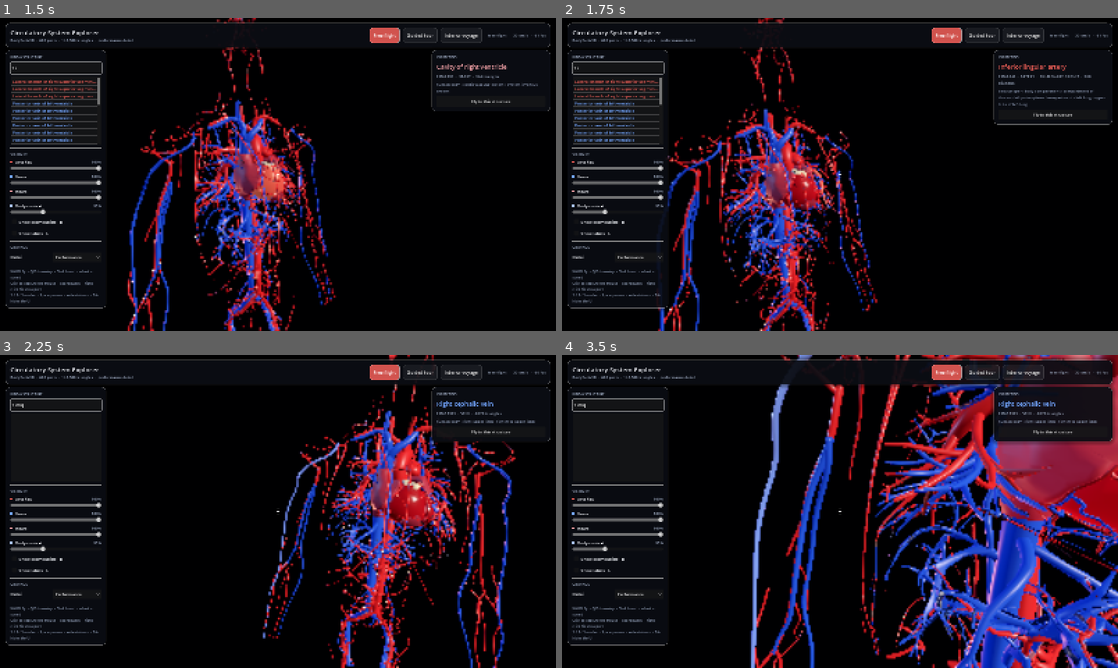
Above: before the commit, frames 1-4 (two rows, left to right).
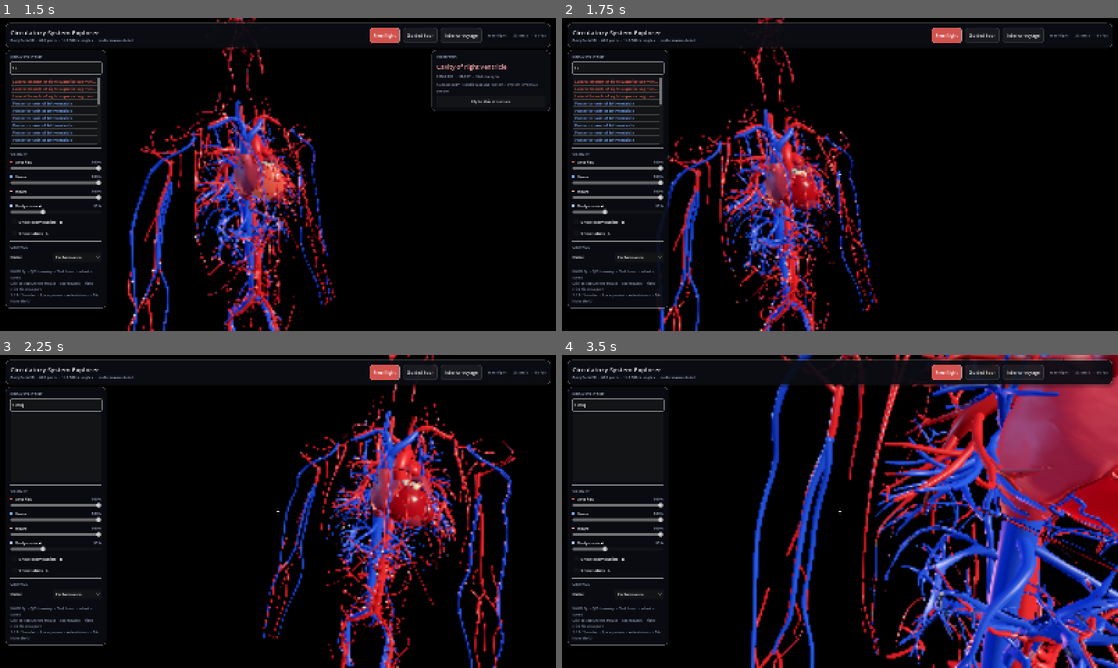
Above: after the commit, the same moments.

Repository: mccarthyah/circulatory-explorer
Game: Godot game, scene res://scenes/main.tscn
Same seed, same stepped clock (60 frames per second), same inputs: the game is played once before the commit and once after it.
Inputs (mouse positions are in pixels of both pictures, inside the frame that each line leads up to):
- Up to frame 1 (1.5 s): click (55, 68) at 0.52 s; type "12" at 0.6 s; tap Enter at 1.25 s; move the mouse to (400, 158) at 1.27 s; hold D from 1.28 s (still down); tap E at 1.35 s; click (400, 158) at 1.42 s
- Up to frame 2 (1.75 s): keep holding D; tap Space at 1.52 s
- Up to frame 3 (2.25 s): tap Enter at 2 s; move the mouse to (250, 511) at 2.02 s; release D at 2.03 s; hold W from 2.03 s (still down); tap Q at 2.1 s
- Up to frame 4 (3.5 s): keep holding W; tap Space at 2.27 s; tap Enter at 2.75 s; move the mouse to (851, 505) at 2.77 s; tap Ctrl at 2.85 s

Frame 1 is identical in both runs. In frame 2, 0.9% of the frame differs, in the area x 45-99%, y 10-61%; in frame 3, 1.0%; in frame 4, 5.1%, in the area x 34-100%, y 0-100%.

Commit message:
Make hover picking accurate and avoid repeat work at rest
Co-authored-by: arena-agent <297053741+arena-agent@users.noreply.github.com>

Diff:
--- a/scripts/anatomy_model.gd
+++ b/scripts/anatomy_model.gd
@@ -51,6 +51,8 @@
 var _hl_material: StandardMaterial3D
 var _face_cache: Dictionary = {}
 var _face_cache_order: Array = []
+var _hole_center := Vector3.ZERO
+var _hole_radius := 0.0
 
 
 func load_anatomy(detail_level: int = 2) -> bool:
@@ -248,6 +250,10 @@
 ## The cutaway sphere: geometry closer to the camera than `radius` is discarded,
 ## so a flying camera always has room around it.
 func set_hole(centre: Vector3, radius: float) -> void:
+	if is_equal_approx(radius, _hole_radius) and (radius <= 0.0 or centre.is_equal_approx(_hole_center)):
+		return
+	_hole_center = centre
+	_hole_radius = radius
 	for key in _mats.keys():
 		for mat in _mats[key]:
 			(mat as ShaderMaterial).set_shader_parameter("hole_center", centre)
@@ -304,46 +310,60 @@
 
 # --------------------------------------------------------------------- picking
 func pick(origin: Vector3, dir: Vector3) -> Dictionary:
+	# Catalogue bounds are in model space; triangle vertices are in mesh space.
+	# A bounding-box intersection is only a broad phase, never a pick by itself.
+	var local_origin := to_local(origin)
+	var local_dir := global_transform.basis.inverse() * dir
 	var cands: Array = []
 	for p in parts:
-		if not is_circulatory(p):
-			continue                                     # the ghost body never blocks picking
-		var hit = (p["aabb"] as AABB).intersects_ray(origin, dir)
+		if not is_circulatory(p) or float(_opacity.get(p.get("material", ""), 1.0)) <= 0.001:
+			continue
+		var node: MeshInstance3D = p.get("node")
+		if node == null or not node.is_visible_in_tree():
+			continue
+		var box: AABB = p["aabb"]
+		var hit = box.intersects_ray(local_origin, local_dir)
 		if hit != null:
-			cands.append({"p": p, "d": origin.distance_to(hit)})
-	if cands.is_empty():
-		return {}
+			# An origin inside a box has a lower bound of zero, not the exit distance.
+			var distance := 0.0 if box.has_point(local_origin) else origin.distance_to(to_global(hit))
+			cands.append({"p": p, "d": distance})
 	cands.sort_custom(func(a, b): return a["d"] < b["d"])
-	for i in mini(cands.size(), 5):
-		var p: Dictionary = cands[i]["p"]
-		if _ray_hits_mesh(p, origin, dir):
-			return p
-	return cands[0]["p"]
-
-
-func _ray_hits_mesh(part: Dictionary, origin: Vector3, dir: Vector3) -> bool:
+	var best := {}
+	var best_distance := INF
+	for cand in cands:
+		if float(cand["d"]) > best_distance:
+			break
+		var distance := _ray_mesh_distance(cand["p"], origin, dir)
+		if distance < best_distance:
+			best_distance = distance
+			best = cand["p"]
+	return best
+
+
+## Return the closest world-space hit distance, or INF for a miss.
+func _ray_mesh_distance(part: Dictionary, origin: Vector3, dir: Vector3) -> float:
 	var id: String = part["id"]
+	var node: MeshInstance3D = part.get("node")
+	if node == null or node.mesh == null:
+		return INF
 	var faces: PackedVector3Array
 	if _face_cache.has(id):
 		faces = _face_cache[id]
 	else:
-		var node: MeshInstance3D = part.get("node")
-		if node == null:
-			return false
 		faces = node.mesh.get_faces()
 		_face_cache[id] = faces
 		_face_cache_order.append(id)
 		while _face_cache_order.size() > 24:
 			_face_cache.erase(_face_cache_order.pop_front())
-	var count := faces.size() / 3
-	var stride := maxi(1, int(ceil(count / 6000.0)))
-	var i := 0
-	while i < count:
-		if Geometry3D.ray_intersects_triangle(origin, dir,
-				faces[i * 3], faces[i * 3 + 1], faces[i * 3 + 2]) != null:
-			return true
-		i += stride
-	return false
+	var local_origin := node.to_local(origin)
+	var local_dir := node.global_transform.basis.inverse() * dir
+	var closest := INF
+	for i in range(0, faces.size(), 3):
+		var hit = Geometry3D.ray_intersects_triangle(local_origin, local_dir,
+				faces[i], faces[i + 1], faces[i + 2])
+		if hit != null:
+			closest = minf(closest, origin.distance_to(node.to_global(hit)))
+	return closest
 
 
 func highlight(part: Dictionary) -> void:
--- a/scripts/main.gd
+++ b/scripts/main.gd
@@ -75,6 +75,9 @@
 
 var _pick_interval := 0.16
 var _pick_timer := 0.0
+var _has_pick_ray := false
+var _last_pick_origin := Vector3.ZERO
+var _last_pick_dir := Vector3.ZERO
 var _status_timer := 0.0
 var _label_timer := 0.0
 var _beat := 0.0
@@ -243,6 +246,7 @@
 
 
 func _go_free(first := false) -> void:
+	_has_pick_ray = false
 	mode = "free"
 	hud.set_mode("free")
 	path.flow_visible(false)
@@ -367,6 +371,7 @@
 
 
 func apply_quality(q: String, reload_meshes := true) -> void:
+	_has_pick_ray = false
 	if not QUALITY.has(q):
 		q = "performance"
 	quality = q
@@ -457,6 +462,7 @@
 
 # ------------------------------------------------------------------- HUD input
 func _on_opacity(bucket: String, value: float) -> void:
+	_has_pick_ray = false
 	match bucket:
 		"arteries":
 			model.set_bucket_opacity("arteries", value)
@@ -651,6 +657,11 @@
 	_pick_timer = _pick_interval
 	var origin: Vector3 = cam.global_position
 	var dir: Vector3 = -cam.global_transform.basis.z
+	if _has_pick_ray and origin.is_equal_approx(_last_pick_origin) and dir.is_equal_approx(_last_pick_dir):
+		return
+	_has_pick_ray = true
+	_last_pick_origin = origin
+	_last_pick_dir = dir
 	var hit: Dictionary = model.pick(origin, dir)
 	if String(hit.get("id", "")) == String(hover.get("id", "")):
 		return
--- a/tests/run.gd
+++ b/tests/run.gd
@@ -63,9 +63,44 @@
 	check(main.model.detail == 0, "free flight restores performance detail")
 	check(not main.model.is_context_visible(), "free flight restores hidden body")
 
+	_test_picking()
+
 	if failures.is_empty():
 		print("PASS: startup=", startup)
 		quit(0)
 	else:
 		printerr("FAILED: ", failures.size(), " checks")
 		quit(1)
+
+
+func _test_picking() -> void:
+	var model = preload("res://scripts/anatomy_model.gd").new()
+	root.add_child(model)
+	var surface := SurfaceTool.new()
+	surface.begin(Mesh.PRIMITIVE_TRIANGLES)
+	surface.add_vertex(Vector3(-1, -1, 0))
+	surface.add_vertex(Vector3(1, -1, 0))
+	surface.add_vertex(Vector3(0, 1, 0))
+	var mesh := surface.commit()
+	var far := MeshInstance3D.new()
+	far.mesh = mesh
+	far.position = Vector3(0, 0, -8)
+	model.add_child(far)
+	var near := MeshInstance3D.new()
+	near.mesh = mesh
+	near.position = Vector3(0, 0, -3)
+	model.add_child(near)
+	var a := {"id": "far", "group": "artery", "material": "artery", "node": far,
+		"aabb": AABB(Vector3(-2, -2, -9), Vector3(4, 4, 9))}
+	var b := {"id": "near", "group": "vein", "material": "vein", "node": near,
+		"aabb": AABB(Vector3(-1, -1, -4), Vector3(2, 2, 2))}
+	model.parts = [a, b]
+	var hit: Dictionary = model.pick(Vector3.ZERO, Vector3.FORWARD)
+	check(hit.get("id", "") == "near", "pick nearest triangle, not nearest bounds")
+	model._opacity["vein"] = 0.0
+	hit = model.pick(Vector3.ZERO, Vector3.FORWARD)
+	check(hit.get("id", "") == "far", "pick ignores invisible opacity bucket")
+	far.position.x = 4.0
+	hit = model.pick(Vector3.ZERO, Vector3.FORWARD)
+	check(hit.is_empty(), "pick does not fall back to bounding boxes")
+	model.queue_free()
Not shown, changed: tests/run.sh
